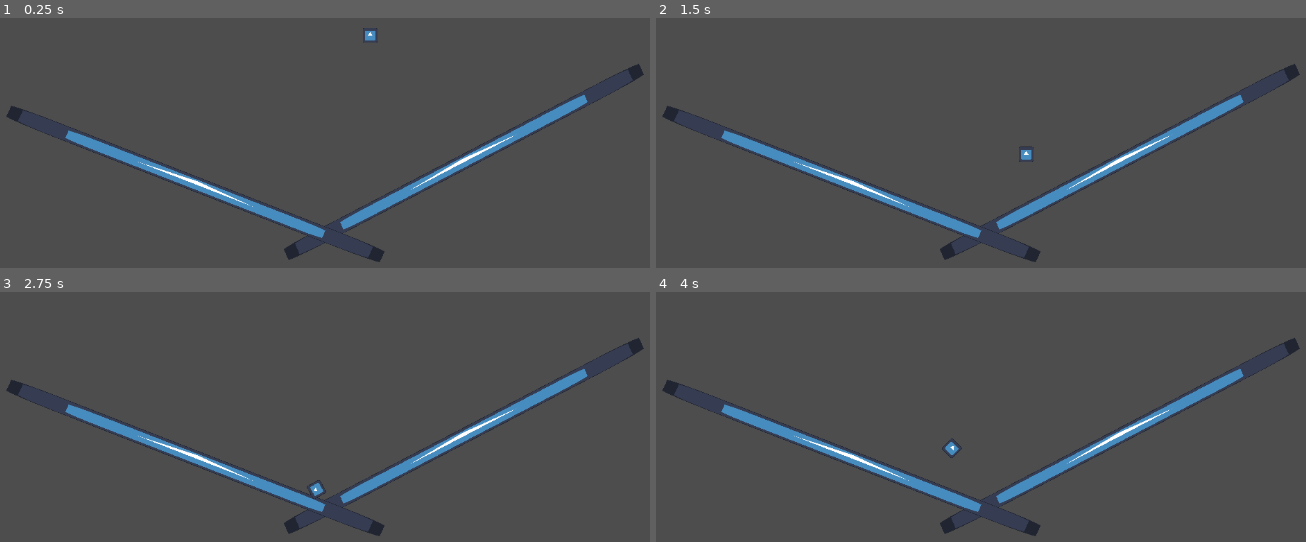
Above: before the commit, frames 1-4 (two rows, left to right).
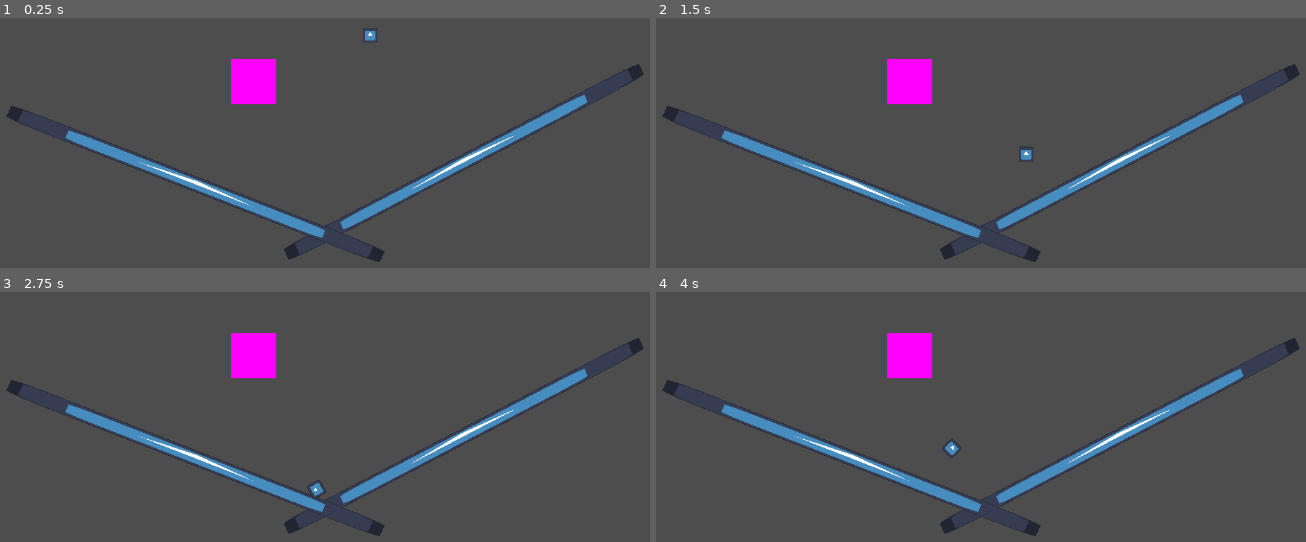
Above: after the commit, the same moments.

Repository: HjalteTagmose/Winball
Game: Godot game, scene res://scenes/TestScene.tscn
Two runs of this game, one before a commit and one after it. Both use one fixed random seed, a clock stepped at 60 frames per second and the inputs below. The engine's default icon, where the game draws it, is replaced by a stand-in: a white triangle on a blue panel in a dark square.
Inputs:
- Up to frame 1 (0.25 s): no input
- Up to frame 2 (1.5 s): tap Enter (ui_accept) at 0.5, 0.77 s; tap S (aim_down) at 0.6 s; tap A (aim_left) at 1.35 s
- Up to frame 3 (2.75 s): tap Enter (ui_accept) at 1.52, 2 s; tap D (aim_right) at 2.1 s
- Up to frame 4 (4 s): tap W (aim_up) at 2.85 s; tap Enter (ui_accept) at 3.02, 3.5, 3.77 s; tap Space (launch) at 3.6 s

The runs differ from the first frame. In frame 1, 1.3% of the frame differs, in the area x 35-43%, y 16-35%; in frame 2, 1.3%; in frame 3, 1.3%; in frame 4, 1.3%.

Commit message:
Added basic bumper

Diff:
--- a/prefabs/player.tscn
+++ b/prefabs/player.tscn
@@ -7,6 +7,9 @@
 radius = 61.0
 
 [node name="Player" type="RigidBody2D"]
+position = Vector2(-2, 1)
+contact_monitor = true
+max_contacts_reported = 1
 script = ExtResource("1_onrkg")
 
 [node name="Sprite2D" type="Sprite2D" parent="."]
--- a/scenes/TestScene.tscn
+++ b/scenes/TestScene.tscn
@@ -1,10 +1,17 @@
-[gd_scene load_steps=4 format=3 uid="uid://cuojghgo6alvw"]
+[gd_scene load_steps=7 format=3 uid="uid://cuojghgo6alvw"]
 
 [ext_resource type="PackedScene" uid="uid://dedwl18kckfdd" path="res://prefabs/player.tscn" id="1_cguwc"]
 [ext_resource type="Texture2D" uid="uid://dvs1g26dl8p7o" path="res://icon.svg" id="1_mncer"]
+[ext_resource type="Script" uid="uid://lobwfmlxako" path="res://scripts/Map props/Bumper.gd" id="3_n77mx"]
 
 [sub_resource type="RectangleShape2D" id="RectangleShape2D_cguwc"]
 size = Vector2(128, 128)
+
+[sub_resource type="PlaceholderTexture2D" id="PlaceholderTexture2D_n77mx"]
+size = Vector2(128, 128)
+
+[sub_resource type="CircleShape2D" id="CircleShape2D_n77mx"]
+radius = 65.0
 
 [node name="Node2D" type="Node2D"]
 
@@ -48,3 +55,19 @@
 [node name="Player" parent="." instance=ExtResource("1_cguwc")]
 position = Vector2(379, -225)
 mass = 0.1
+
+[node name="TestBumper" type="StaticBody2D" parent="."]
+position = Vector2(-609, 194)
+scale = Vector2(3, 3)
+collision_layer = 0
+script = ExtResource("3_n77mx")
+Power = 700.0
+
+[node name="Sprite2D" type="Sprite2D" parent="TestBumper"]
+position = Vector2(0, 1)
+texture = SubResource("PlaceholderTexture2D_n77mx")
+
+[node name="CollisionShape2D" type="CollisionShape2D" parent="TestBumper"]
+shape = SubResource("CircleShape2D_n77mx")
+one_way_collision_margin = 0.0
+debug_color = Color(0.154625, 0.191333, 1, 0.42)
--- /dev/null
+++ b/scripts/Map props/Bumper.gd
@@ -0,0 +1,18 @@
+extends StaticBody2D
+class_name BasicBumper
+
+@export var Power : float = 35
+@export var Score : int = 15
+
+func _physics_process(delta):
+	var collisions = move_and_collide(Vector2.ZERO, true)
+	if collisions && collisions.get_collider() is Player:
+		BumpPlayer(collisions, collisions.get_collider())
+
+pass
+
+func BumpPlayer(collisionInfo:KinematicCollision2D, player : Player) -> void:
+	var velocity = collisionInfo.get_travel().bounce(collisionInfo.get_normal())
+	player.linear_velocity = velocity
+	player.apply_impulse(velocity.normalized() * Power)
+pass # Replace with function body.
--- a/scripts/player.gd
+++ b/scripts/player.gd
@@ -1,4 +1,6 @@
 extends RigidBody2D
+class_name Player
+
 @export var launchPower : float = 100
 @export var killVelocityBeforeLaunch : bool = true
 
Not shown, added: scripts/Map props/Bumper.gd.uid
